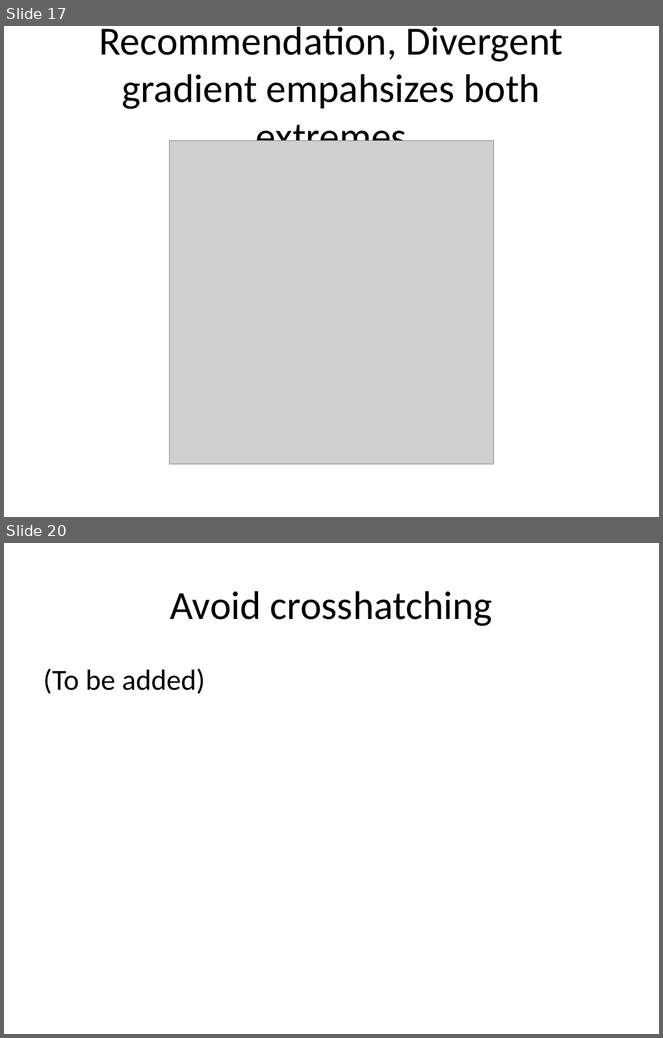
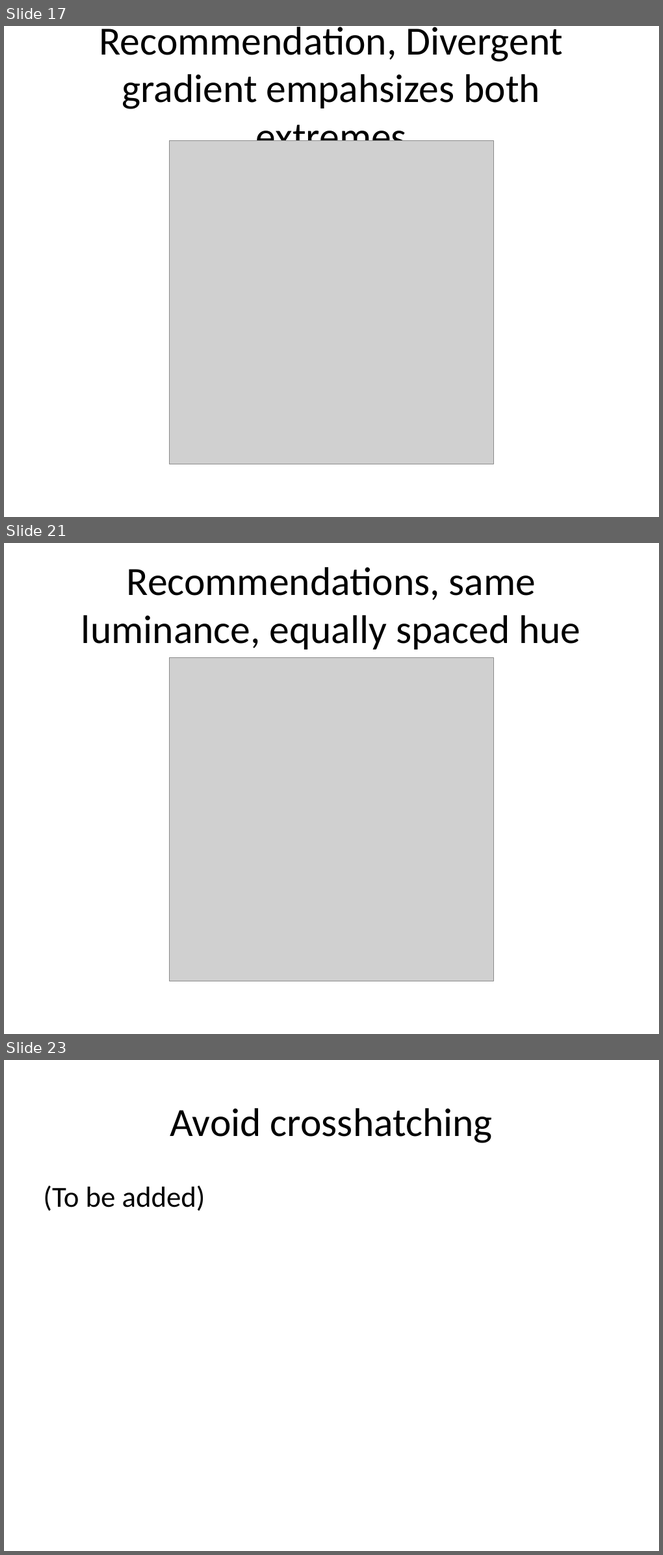
Before and after one commit to pmean/data-visualization, a slide deck: data-viz-02/component/recommendations-colors.pptx. Shown one above the other, each under a label of ours: slides 17 and 20 before the commit, slides 17, 21 and 23 after it; the slides between them are not shown. The pictures are 663x1038 and 663x1555 pixels, drawn with LibreOffice and Linux fonts; fonts in the diff are those of the drawing; grey boxes stand for pictures. Boxes give left, top, right and bottom in pixels: in the first picture for what was removed or moved away, otherwise in the second. Text is boxed around its words. In the diff, an @@ line names an element or a change of style, - is before the commit and + after.

Commit message:
Categorical recommendations for color in data-viz-02

```diff
--- a/data-viz-02/component/recommendations-colors.pptx
+++ b/data-viz-02/component/recommendations-colors.pptx
@@ slide 21 added at box(4, 543, 659, 1034), background #FFFFFF @@
@@ title added at box(81, 567, 581, 650), 44 pt, text #000000 @@
+Recommendations, same luminance, equally spaced hue
@@ picture added at box(170, 657, 493, 981) @@
@@ what was slide 20 is now slide 23 @@
```
Also in this commit, not shown: 1 slide changed, 3 other slides added, 1 slide removed, 9 other files.
